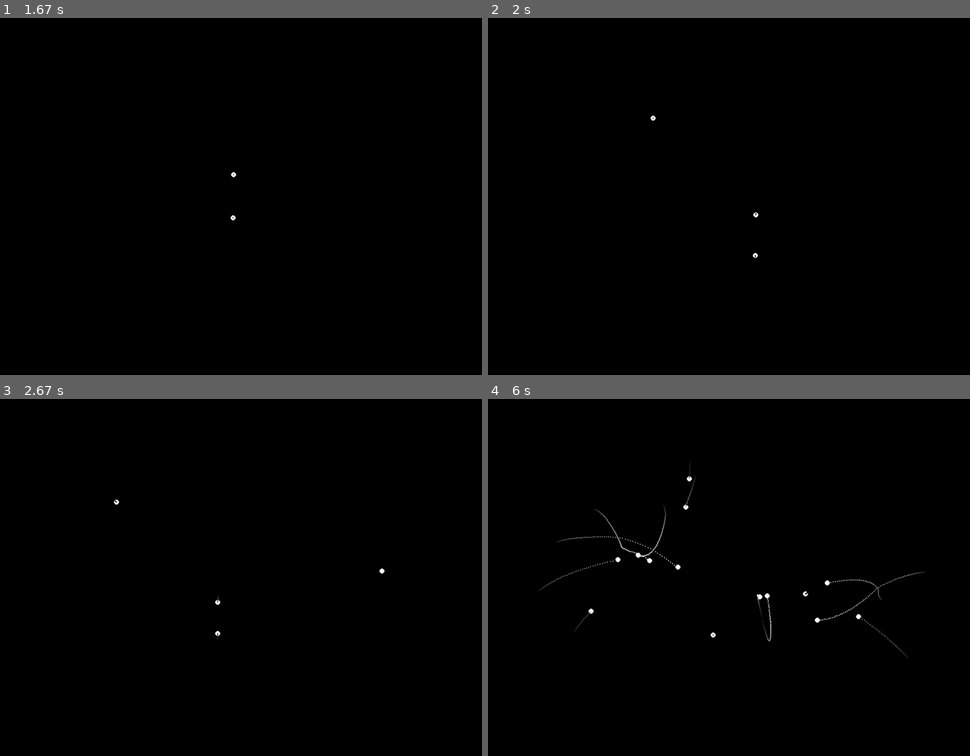
Above: before the commit, frames 1-4 (two rows, left to right).
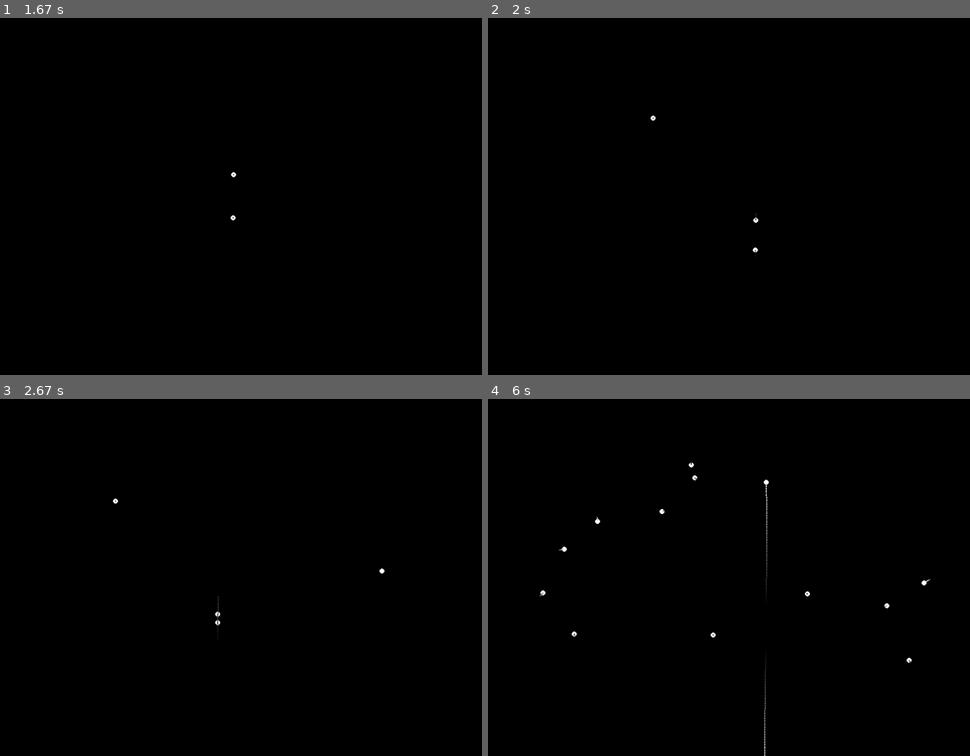
Above: after the commit, the same moments.

Repository: five-over-four/n-body-pygame
Game: pygame game, started from n-body-sim.py
Same seed, same stepped clock (60 frames per second), same inputs: the game is played once before the commit and once after it.
Inputs (mouse positions are in pixels of both pictures, inside the frame that each line leads up to):
- Up to frame 1 (1.67 s): hold R 0.33-0.8 s; tap R at 0.83 s; click (67, 64) at 1.22 s; click (231, 239) at 1.55 s
- Up to frame 2 (2 s): hold R from 1.83 s (still down); click (618, 78) at 1.92 s
- Up to frame 3 (2.67 s): release R at 2.3 s; tap Space at 2.4 s; click (428, 570) at 2.42 s
- Up to frame 4 (6 s): tap Space at 2.7 s; click (536, 509) at 2.88 s; click (536, 556) at 3.22 s; click (892, 616) at 3.55 s; click (521, 598) at 3.88 s; click (916, 663) at 4.22 s; click (680, 470) at 4.55 s; click (565, 638) at 4.88 s; click (695, 456) at 5.22 s; click (810, 598) at 5.55 s; click (714, 638) at 5.88 s

Frame 1 is identical in both runs. In frame 2, less than 0.1% of the frame differs, in the area x 54-57%, y 54-68%; in frame 3, less than 0.1%; in frame 4, 0.9%, in the area x 10-92%, y 17-100%.

Commit message:
added optional revamped 'realistic gravity' mode. activate with R

Diff:
--- a/n-body-sim.py
+++ b/n-body-sim.py
@@ -21,9 +21,10 @@
         else:
             self.config_file = None
         self.load()
+        self.softening_constant = 10 # avoids singularities in our gravity modelling.
         self.center = self.resolution[0]/2, self.resolution[1]/2
-        self.gravity_constant = 0.01 # just how much we do at once.
-        self.shot_factor = 3 # larger number means more sensitive shooting.
+        self.gravity_constant = 0.01 # strength of gravity.
+        self.shot_factor = 1 # larger number means more sensitive shooting.
 
     def load(self):
         if self.config_file:
@@ -40,6 +41,7 @@
                 self.trail_density = int(s["trail_density"])
                 self.trail_length = int(s["trail_length"])
                 self.default_mass = int(s["default_mass"])
+                self.realistic_gravity = bool(int(s["realistic_gravity"]))
             except Exception as e:
                 print(f"settings.json contains erronerous data.\nloading defaults...{e}")
                 self.load_defaults()
@@ -55,6 +57,7 @@
         self.trail_density = 3
         self.trail_length = 100
         self.default_mass = 32
+        self.realistic_gravity = 0
 
 class Body:
     def __init__(self, x, y, m=1, v_x=0, v_y=0):
@@ -68,8 +71,11 @@
 
     def acceleration(self, other):
         diff_vec = (self.x - other.x, self.y - other.y)
-        norm = ((self.x-other.x)**2 + (self.y-other.y)**2)**(1/2)
-        return (diff_vec[0]/norm**2, diff_vec[1]/norm**2)
+        norm = ((self.x-other.x)**2 + (self.y-other.y)**2 + settings.softening_constant**2)**(1/2)
+        if not settings.realistic_gravity:
+            return (diff_vec[0]/norm**2, diff_vec[1]/norm**2)
+        else:
+            return (diff_vec[0]/norm**3, diff_vec[1]/norm**3)
 
     def tick(self, others):
         for body in others:
@@ -188,6 +194,15 @@
                     paused ^= True
                 elif e.key == pygame.K_f:
                     center_COM_toggle ^= True
+                elif e.key == pygame.K_r:
+                    settings.realistic_gravity ^= True
+                    if settings.realistic_gravity:
+                        settings.gravity_constant = 0.1
+                        settings.shot_factor = 0.3
+                    else:
+                        settings.gravity_constant = 0.01
+                        settings.shot_factor = 18
+                    print(settings.realistic_gravity, settings.gravity_constant)
                 elif e.key == pygame.K_PLUS:
                     settings.default_mass *= 2
                 elif e.key == pygame.K_MINUS:
--- a/settings.json
+++ b/settings.json
@@ -6,5 +6,6 @@
     "framerate": "100",
     "trail_density": "3",
     "trail_length": "100",
-    "default_mass": "32"
+    "default_mass": "32",
+    "realistic_gravity": "0"
 }
Binary file changed: README.md
Not shown, changed: save.data
